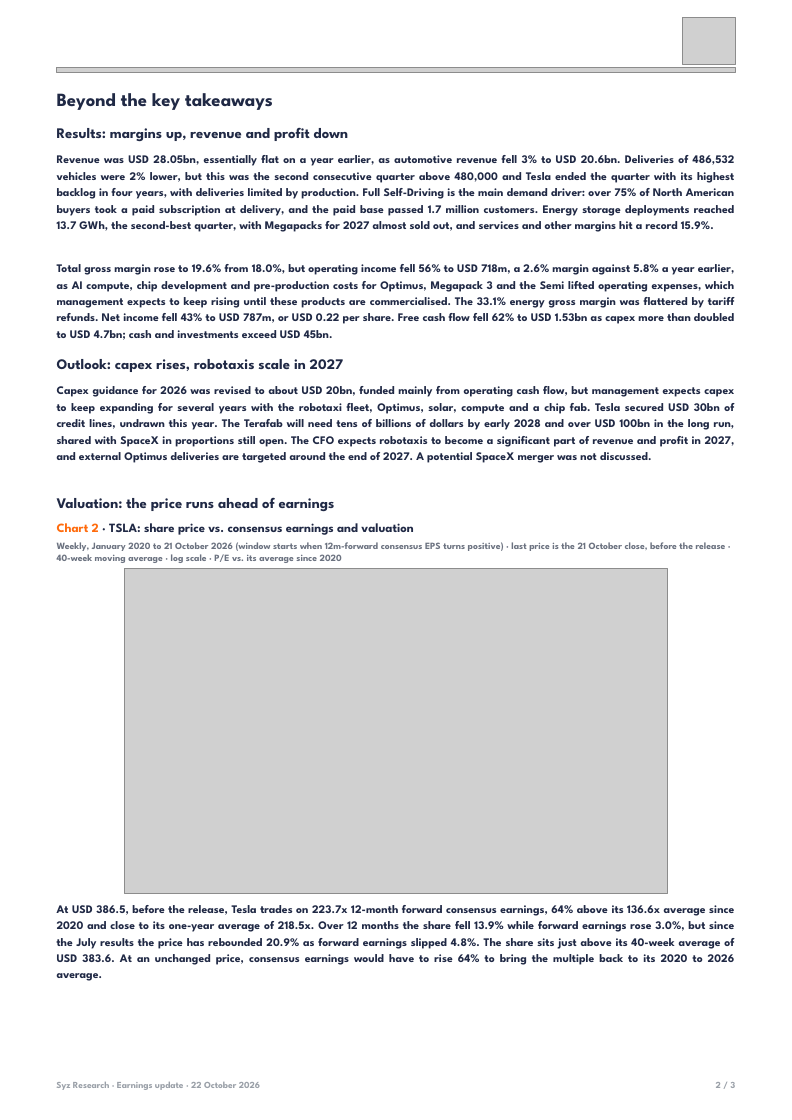
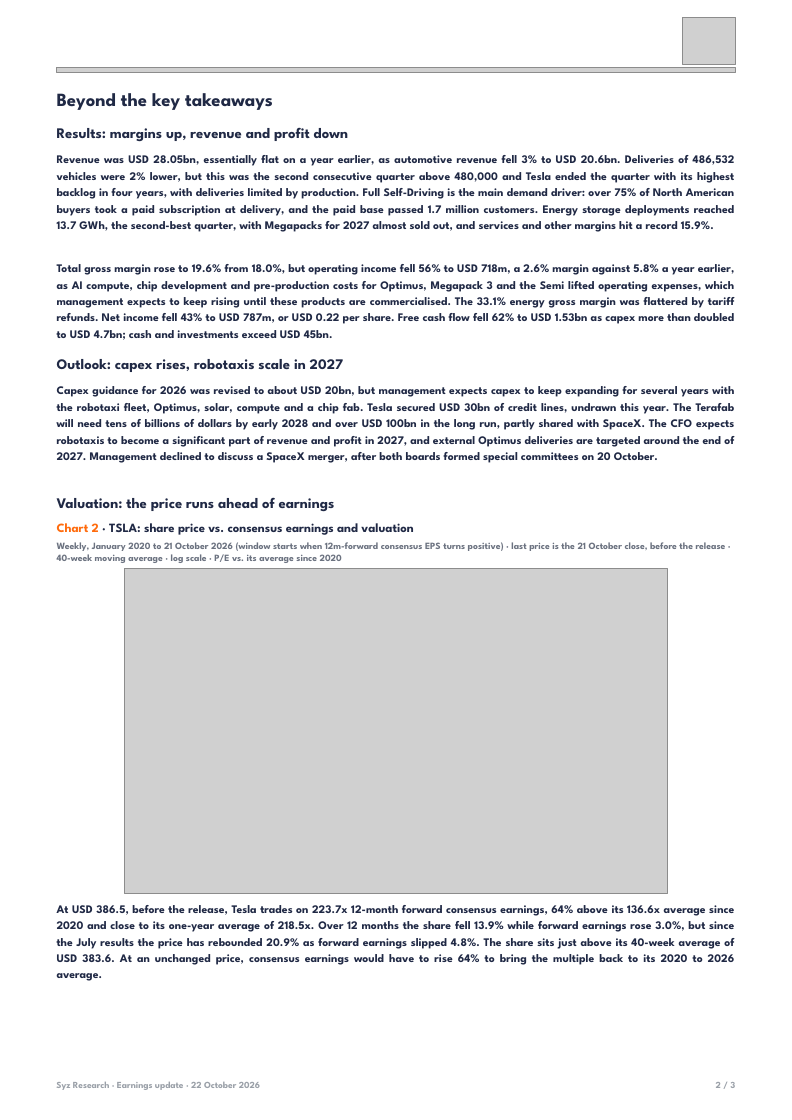
Before and after one commit to jb-db05/adhoc_Equity, a slide deck: slide 2 of notes/2026-10-21-tesla-q3-results/syz-earnings/out/Earnings_Update_TSLA_Q32026.pptx. Drawn at 792x1120 pixels with LibreOffice and Linux fonts; fonts in the diff are those of the drawing; grey boxes stand for pictures. Boxes give left, top, right and bottom in pixels: in the first picture for what was removed or moved away, otherwise in the second. Text is boxed around its words. In the diff, an @@ line names an element or a change of style, - is before the commit and + after.

```diff
--- a/notes/2026-10-21-tesla-q3-results/syz-earnings/out/Earnings_Update_TSLA_Q32026.pptx
+++ b/notes/2026-10-21-tesla-q3-results/syz-earnings/out/Earnings_Update_TSLA_Q32026.pptx
@@ text at <box>57,386,735,463</box>: text changed @@
-Capex guidance for 2026 was revised to about USD 20bn, funded mainly from operating cash flow, but management expects capex to keep expanding for several years with the robotaxi fleet, Optimus, solar, compute and a chip fab. Tesla secured USD 30bn of credit lines, undrawn this year. The Terafab will need tens of billions of dollars by early 2028 and over USD 100bn in the long run, shared with SpaceX in proportions still open. The CFO expects robotaxis to become a significant part of revenue and profit in 2027, and external Optimus deliveries are targeted around the end of 2027. A potential SpaceX merger was not discussed.
+Capex guidance for 2026 was revised to about USD 20bn, but management expects capex to keep expanding for several years with the robotaxi fleet, Optimus, solar, compute and a chip fab. Tesla secured USD 30bn of credit lines, undrawn this year. The Terafab will need tens of billions of dollars by early 2028 and over USD 100bn in the long run, partly shared with SpaceX. The CFO expects robotaxis to become a significant part of revenue and profit in 2027, and external Optimus deliveries are targeted around the end of 2027. Management declined to discuss a SpaceX merger, after both boards formed special committees on 20 October.
```
Also in this commit, not shown: 1 other slide changed, 3 other files.
